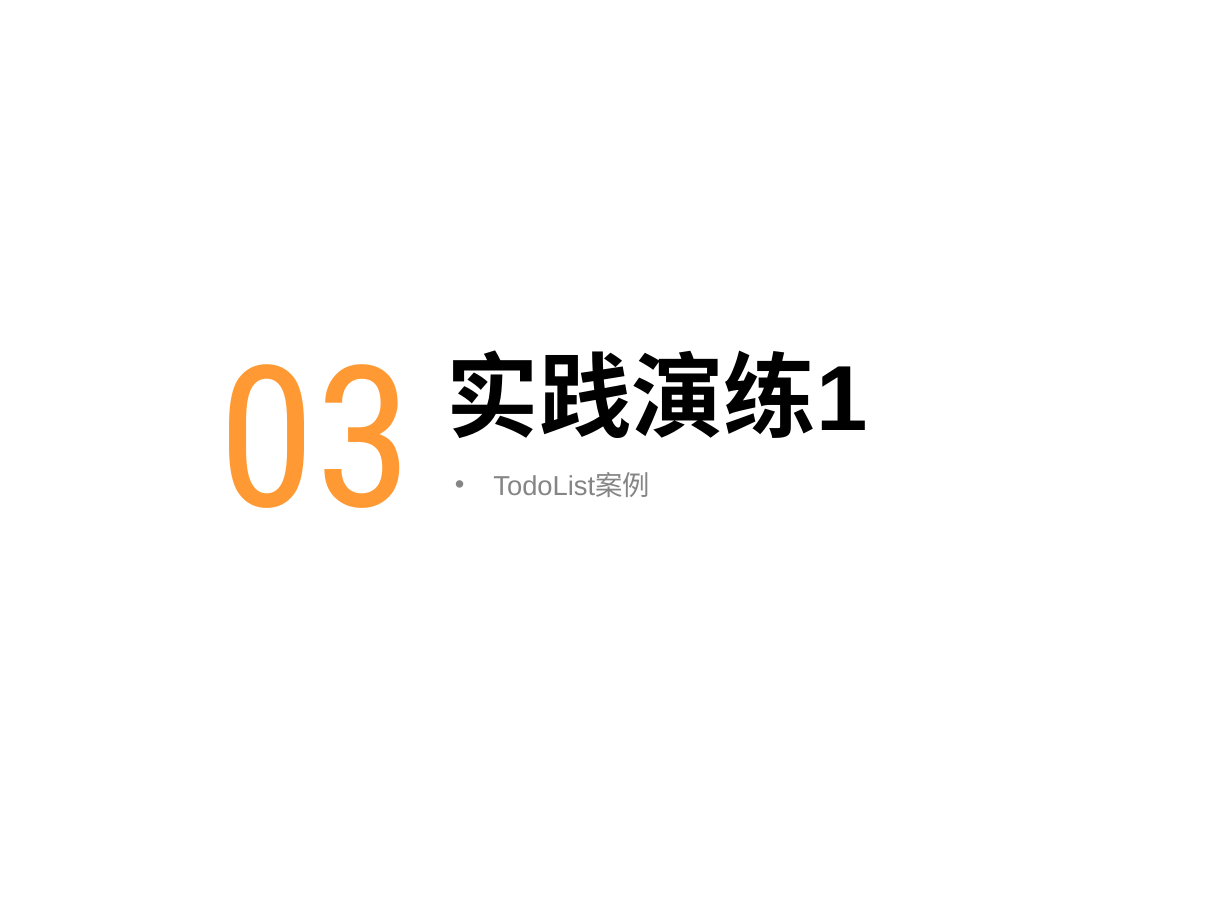
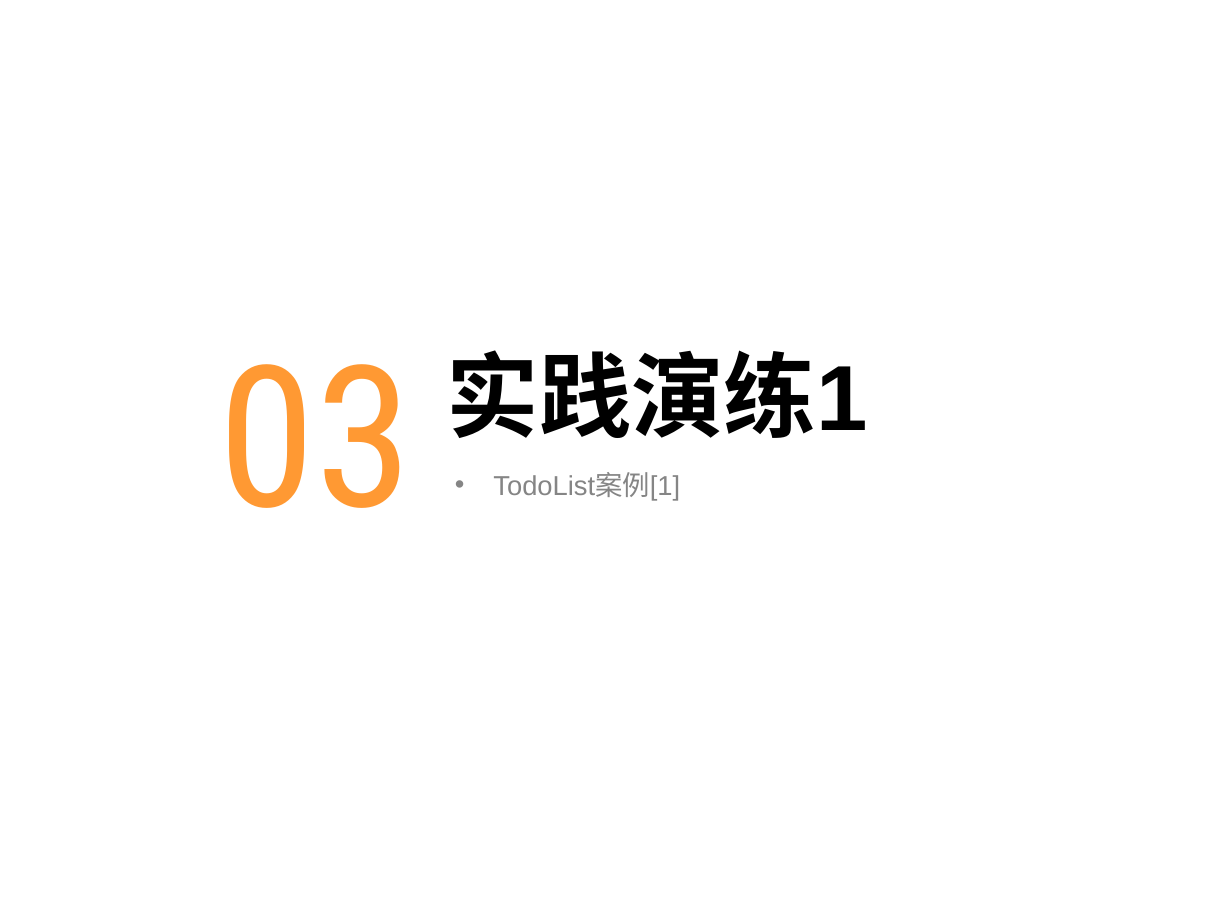
Before and after one commit to chenqiuli/JY_Peixun_1, a slide deck: slide 18 of PPT内容.pptx. Drawn at 1232x924 pixels with LibreOffice and Linux fonts; fonts in the diff are those of the drawing; background and template pictures are left out. Boxes give left, top, right and bottom in pixels: in the first picture for what was removed or moved away, otherwise in the second. Text is boxed around its words. In the diff, an @@ line names an element or a change of style, - is before the commit and + after.

```diff
--- a/PPT内容.pptx
+++ b/PPT内容.pptx
@@ text at bbox=[493, 474, 680, 501]: text changed @@
-• TodoList案例
+• TodoList案例[1]
```
Also in this commit, not shown: 5 other slides changed.
